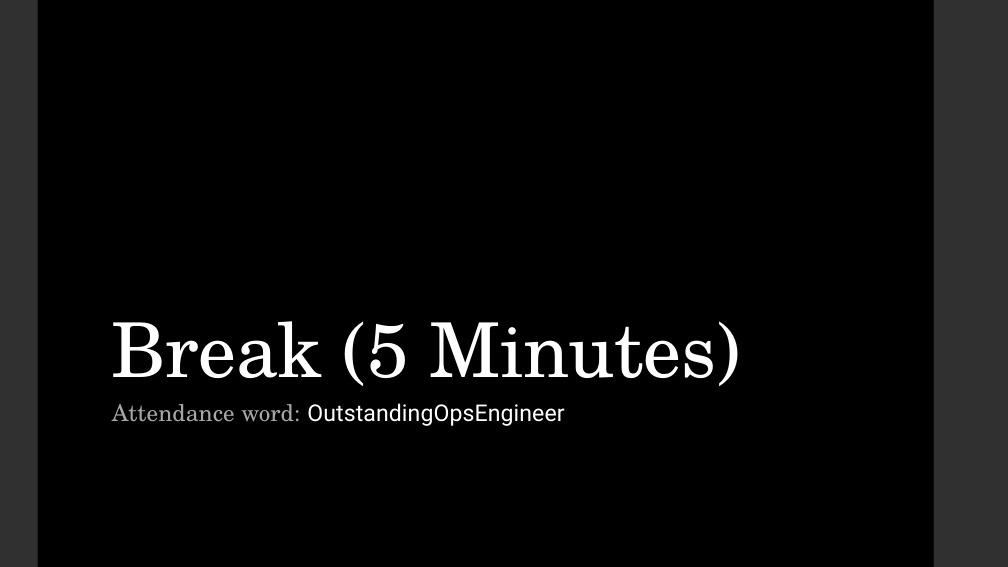
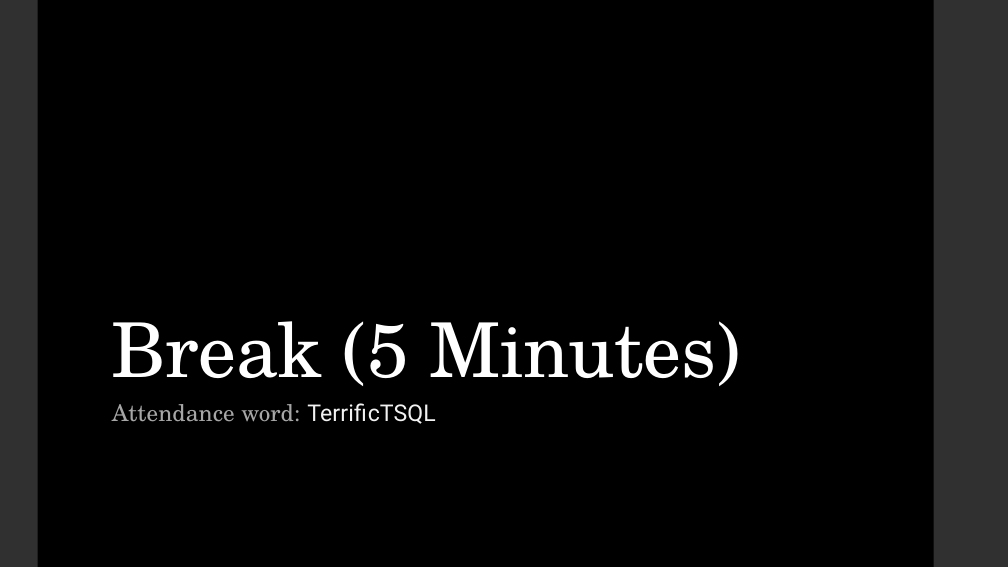
Before and after one commit to CMWatson2138/homework_10, a slide deck: slide 13 of week_10_presentation.pptx (slide 10 before the commit). Drawn at 1008x567 pixels with LibreOffice and Linux fonts; fonts in the diff are those of the drawing. Boxes give left, top, right and bottom in pixels: in the first picture for what was removed or moved away, otherwise in the second. Text is boxed around its words. In the diff, an @@ line names an element or a change of style, - is before the commit and + after.

```diff
--- a/week_10_presentation.pptx
+++ b/week_10_presentation.pptx
@@ subtitle at (112,403,435,424): text changed; font Roboto to TeX Gyre Schola; text colour #FFFFFF to #A6A6A6 @@
-Attendance word: OutstandingOpsEngineer
+Attendance word: TerrificTSQL
```
Also in this commit, not shown: 2 other slides changed, 4 slides added, 1 slide removed, 5 other files.
